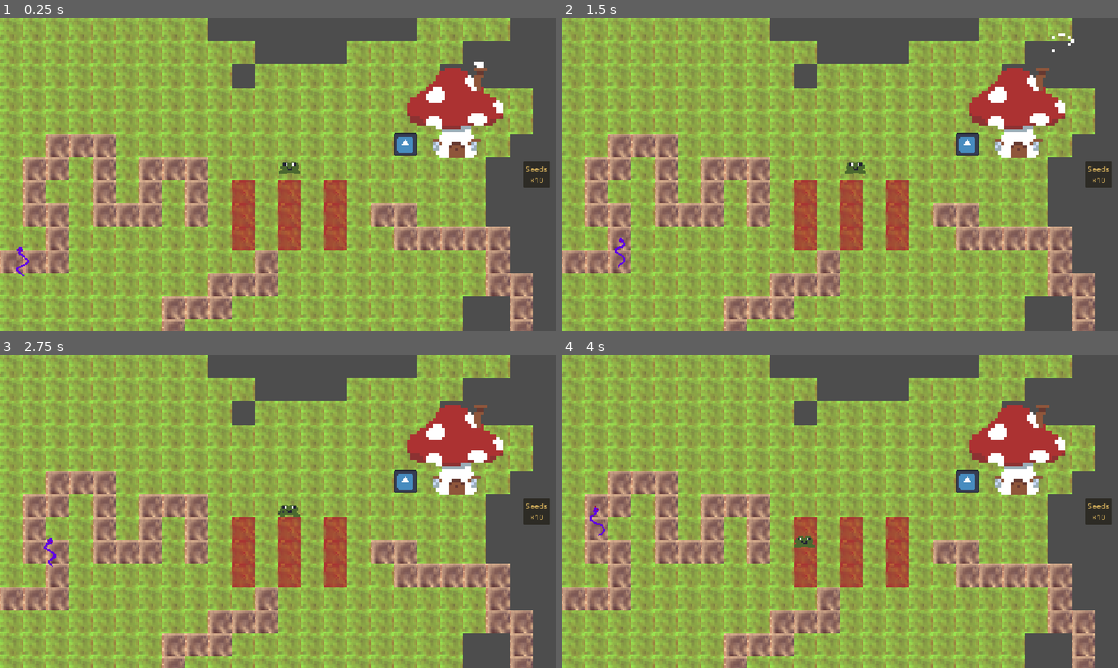
Above: before the commit, frames 1-4 (two rows, left to right).
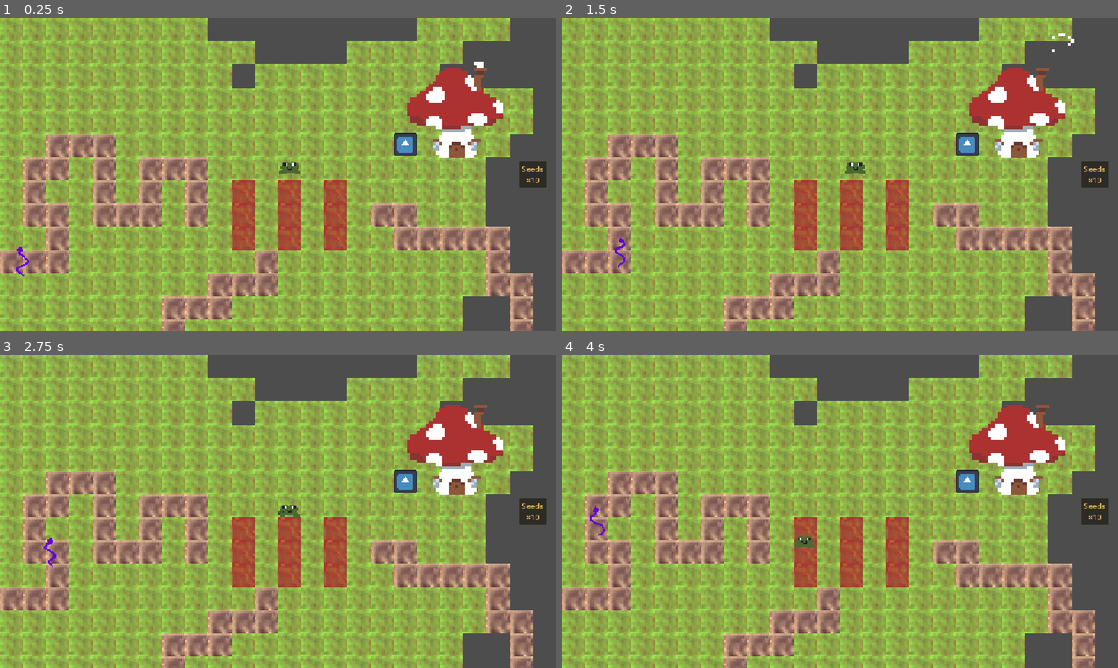
Above: after the commit, the same moments.

Repository: KennySchank/tomato-jam-26
Game: Godot game, scene res://scenes/main.tscn
The game is run twice, just before and just after one commit, with the same random seed, the same clock (stepped at 60 frames per second) and the same inputs. The engine's default icon, where the game draws it, is replaced by a stand-in: a white triangle on a blue panel in a dark square.
Inputs (mouse positions are in pixels of both pictures, inside the frame that each line leads up to):
- Up to frame 1 (0.25 s): no input
- Up to frame 2 (1.5 s): click "Seeds ×10" at 0.5 s; tap Enter (ui_accept) at 1.25 s; move the mouse to (962, 158) at 1.27 s; hold Right (ui_right) from 1.28 s (still down); tap 1 at 1.35 s; click (962, 158) at 1.42 s
- Up to frame 3 (2.75 s): tap Enter (ui_accept) at 1.52, 1.82 s; release Right (ui_right) at 2 s; drag from (166, 527) to (250, 574) at 2.02 s
- Up to frame 4 (4 s): move the mouse to (895, 442) at 2.77 s; hold Right (ui_right) 2.78-3.5 s; tap 1 at 2.85 s; drag from (812, 574) to (673, 464) at 3.52 s

The runs differ from the first frame. In frame 1, 0.2% of the frame differs, in the area x 93-99%, y 45-55%; in frame 2, 0.2%; in frame 3, 0.2%; in frame 4, 0.2%.

Commit message:
Adjust inventory toolbar offsets and minimum size for improved layout

Diff:
--- a/scenes/inventory_ui.tscn
+++ b/scenes/inventory_ui.tscn
@@ -16,10 +16,10 @@
 anchor_top = 0.5
 anchor_right = 1.0
 anchor_bottom = 0.5
-offset_left = -72.0
-offset_top = -236.0
+offset_left = -88.0
+offset_top = -260.0
 offset_right = -8.0
-offset_bottom = 236.0
+offset_bottom = 260.0
 grow_horizontal = 0
 grow_vertical = 2
 theme_override_styles/panel = SubResource("StyleBoxEmpty_inventory")
@@ -29,7 +29,7 @@
 vertical_scroll_mode = 1
 
 [node name="Center" type="CenterContainer" parent="InventoryToolbar/Scroll"]
-custom_minimum_size = Vector2(64, 0)
+custom_minimum_size = Vector2(80, 0)
 layout_mode = 2
 size_flags_vertical = 3
 
